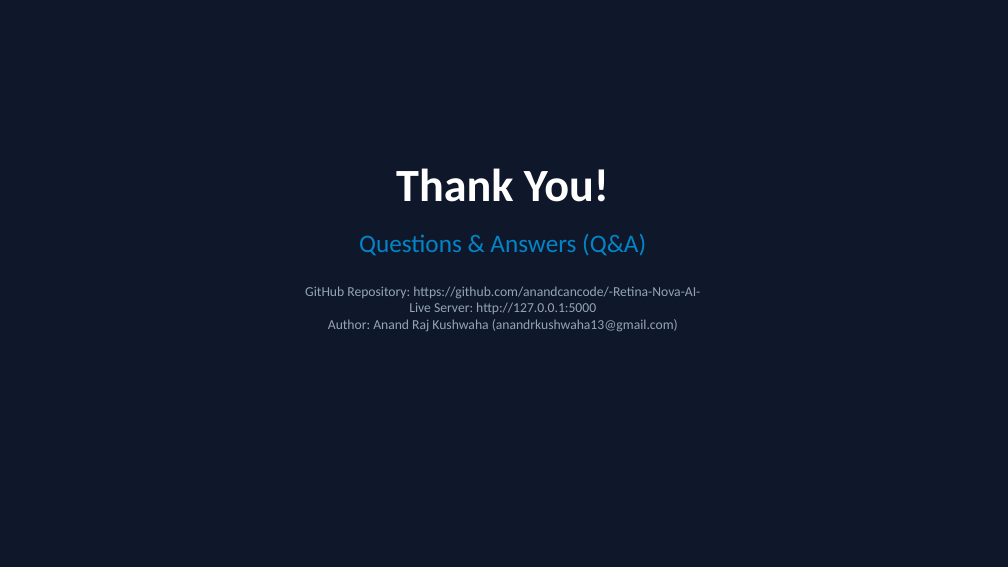
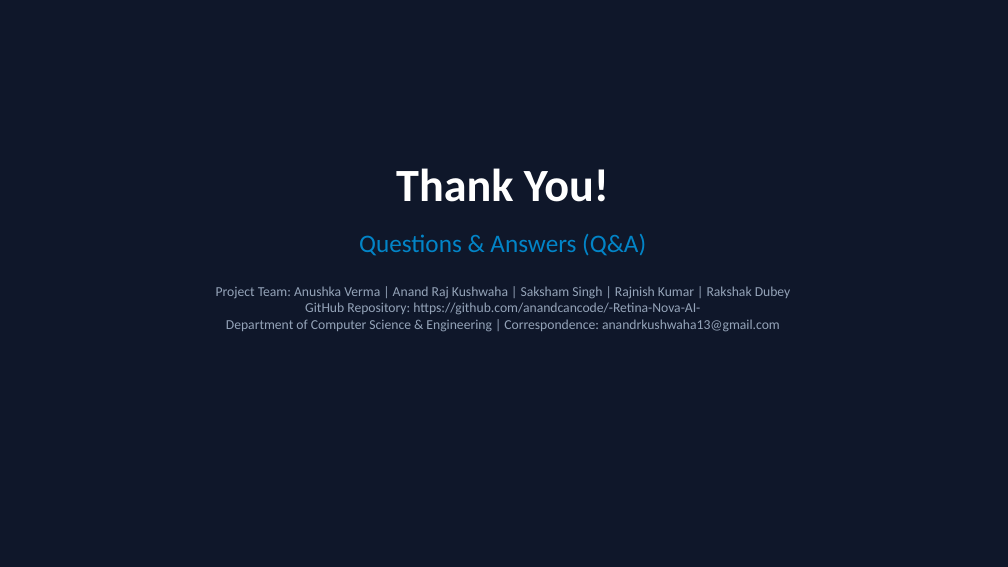
Before and after one commit to anandcancode/-Retina-Nova-AI-, a slide deck: slide 15 of PRESENTATION_SLIDES.pptx. Drawn at 1008x567 pixels with LibreOffice and Linux fonts; fonts in the diff are those of the drawing. Boxes give left, top, right and bottom in pixels: in the first picture for what was removed or moved away, otherwise in the second. Text is boxed around its words. In the diff, an @@ line names an element or a change of style, - is before the commit and + after.

Commit message:
Add project group members to research paper, slides, and about page

```diff
--- a/PRESENTATION_SLIDES.pptx
+++ b/PRESENTATION_SLIDES.pptx
@@ text at (x1=216, y1=286, x2=791, y2=332): text changed @@
-GitHub Repository: https://github.com/anandcancode/-Retina-Nova-AI-
-Live Server: http://127.0.0.1:5000
-Author: Anand Raj Kushwaha (anandrkushwaha13@gmail.com)
+Project Team: Anushka Verma | Anand Raj Kushwaha | Saksham Singh | Rajnish Kumar | Rakshak Dubey
+GitHub Repository: https://github.com/anandcancode/-Retina-Nova-AI-
+Department of Computer Science & Engineering | Correspondence: anandrkushwaha13@gmail.com
```
Also in this commit, not shown: 1 other slide changed, 5 other files.
